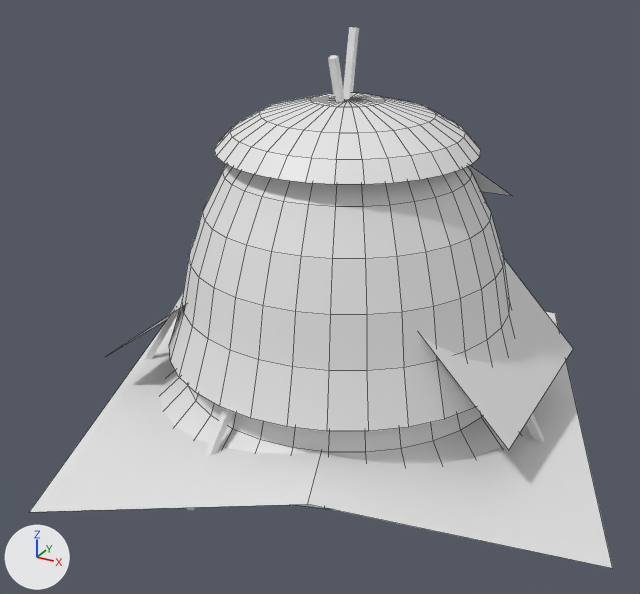
Two versions of the FBX model Assets/3D Models/Miscellaneous/hay.fbx, one commit apart.
Rendered twice from a camera (50 mm lens) standing at (2.25, -4.42, 2.84) and looking at (-0.07, -0.19, 0.73). The axes (+X, +Y, +Z) are drawn at lower left. The lights are the same throughout. Mesh edges are drawn as thin lines on the coarser meshes. Where no turn or scale is listed for an object, it has been applied to the vertices.

The first picture shows 'HayStack', 'Plane.001', 'Plane.013', 'Sticks'.
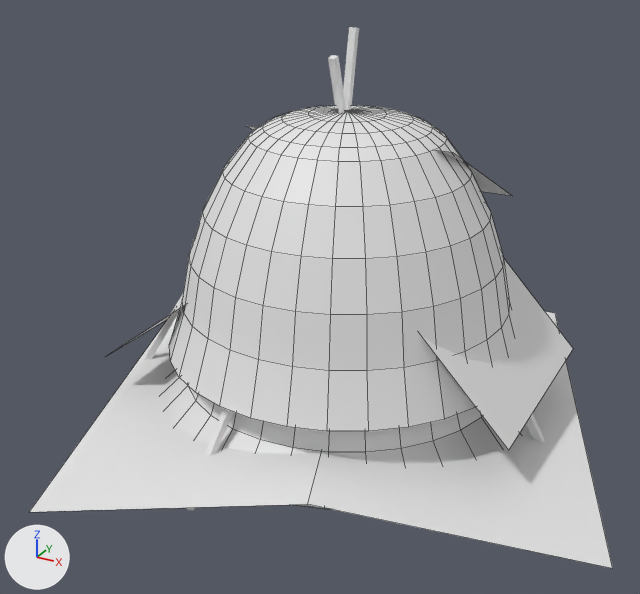
Location of each change, [x1, y1, x2, y2] in pixels of the pictures (640 x 594 px; the box of a moved part takes in the faces that stretch with it):
'HayStack', reshaped: before [161, 93, 514, 509]; after [161, 105, 514, 509]
part 1 of me_sphere, moved or reshaped: before [214, 93, 481, 184]; after [249, 105, 446, 162]

The change, as a list of edits to the scene's bpy script:
```text
Change me_sphere:
    used by ob_haystack; location = (0.0, 0.0, 0.0)
    remove me_sphere.from_pydata(...)  # 450 vertices, 416 faces; spans x -1.2..1.2, y -1.2..1.2, z 0.0..1.86
    add me_sphere.from_pydata(...)  # 418 vertices, 416 faces; spans x -1.2..1.2, y -1.2..1.2, z 0.0..1.81
    me_sphere part 1
    129 vertices are removed from x -0.75..0.75, y -0.75..0.75, z 1.6..1.86
    128 faces are deleted
    97 vertices are added at x -0.48..0.48, y -0.48..0.48, z 1.71..1.81
    128 new faces join them
```
